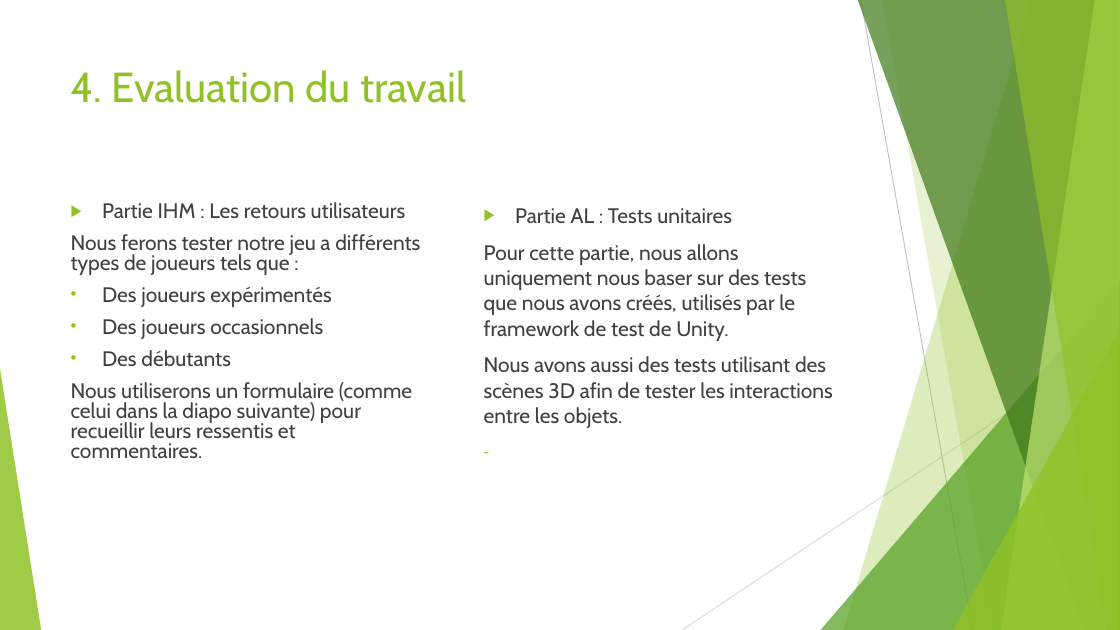
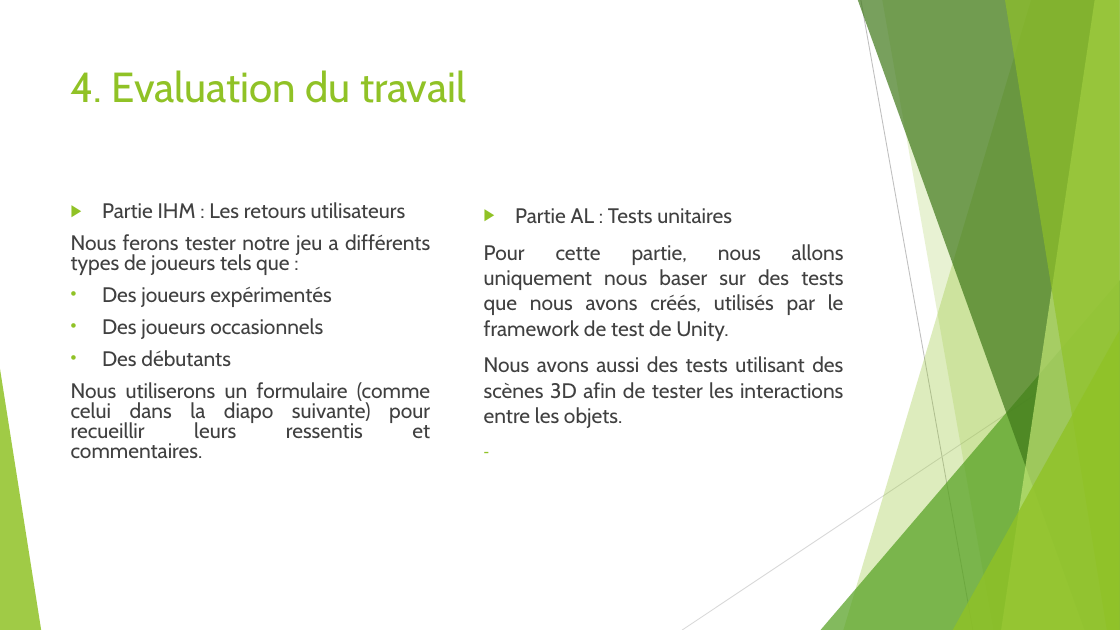
Before and after one commit to PNS-PS7and8/pns-innov1920-pns-innov1920-n, a slide deck: slide 6 of EtatDeLArt.odp. Drawn at 1120x630 pixels with LibreOffice and Linux fonts; fonts in the diff are those of the drawing. Boxes give left, top, right and bottom in pixels: in the first picture for what was removed or moved away, otherwise in the second. Text is boxed around its words. In the diff, an @@ line names an element or a change of style, - is before the commit and + after.

```diff
--- a/EtatDeLArt.odp
+++ b/EtatDeLArt.odp
@@ text at [71,234,430,458]: alignment left to justified @@
@@ text at [484,244,844,428]: alignment left to justified @@
```
Also in this commit, not shown: 4 other slides changed, 1 other file.
